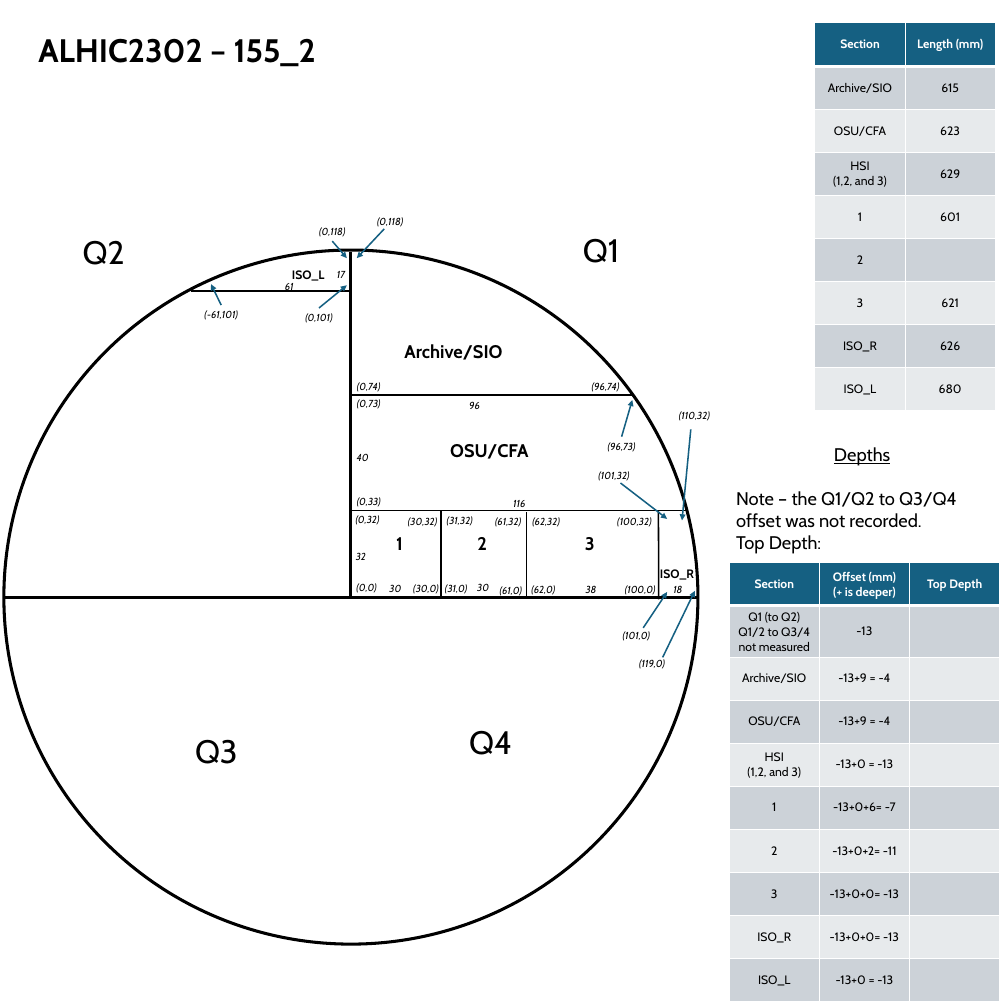
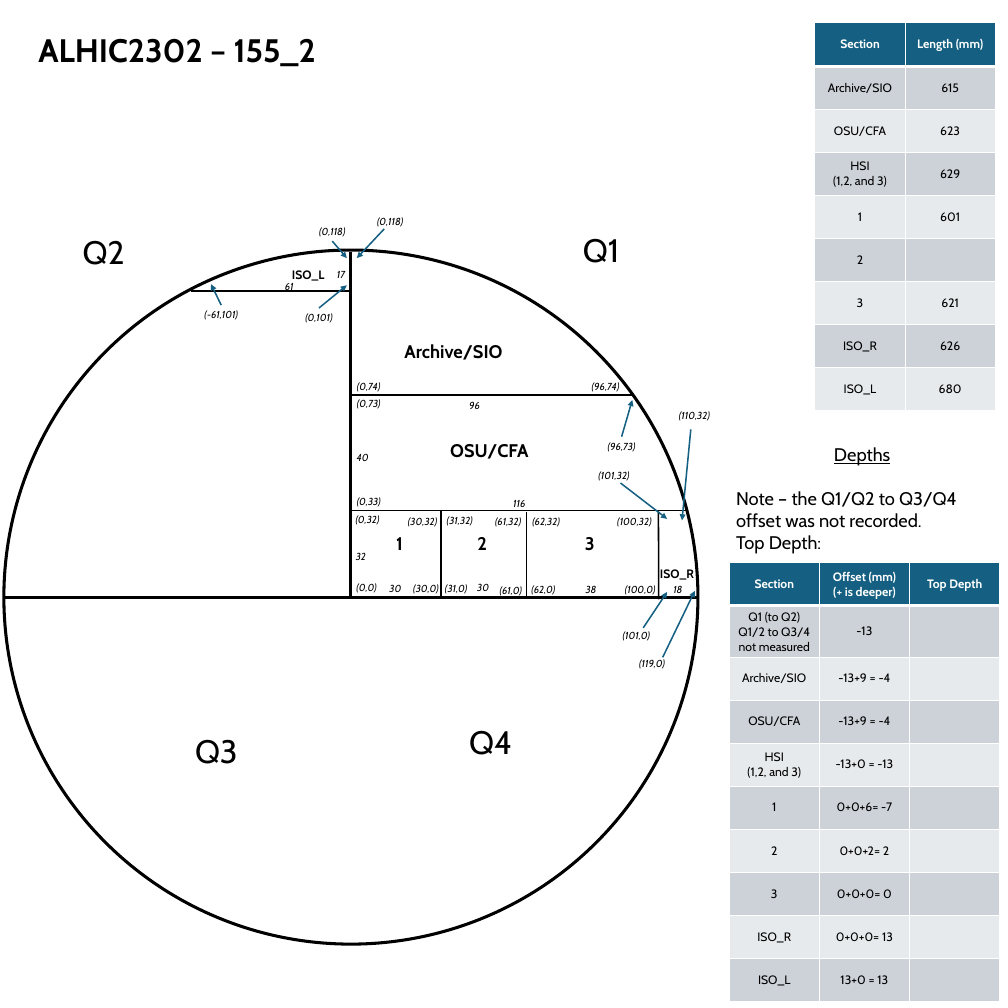
Before and after one commit to liamkirkpatrick/ECM-datascripts, a slide deck: slide 2 of data/sampling/master_coords_map.pptx. Drawn at 1008x1008 pixels with LibreOffice and Linux fonts; fonts in the diff are those of the drawing. Boxes give left, top, right and bottom in pixels: in the first picture for what was removed or moved away, otherwise in the second. Text is boxed around its words. In the diff, an @@ line names an element or a change of style, - is before the commit and + after.

```diff
--- a/data/sampling/master_coords_map.pptx
+++ b/data/sampling/master_coords_map.pptx
@@ table at box(729, 563, 999, 1001) @@
-row 6, column 2: -13+0+6= -7
+row 6, column 2: 0+0+6= -7
-row 7, column 2: -13+0+2= -11
+row 7, column 2: 0+0+2= 2
-row 8, column 2: -13+0+0= -13
+row 8, column 2: 0+0+0= 0
-row 9, column 2: -13+0+0= -13
+row 9, column 2: 0+0+0= 13
-row 10, column 2: -13+0 = -13
+row 10, column 2: 13+0 = 13
```
Also in this commit, not shown: 6 other files.
